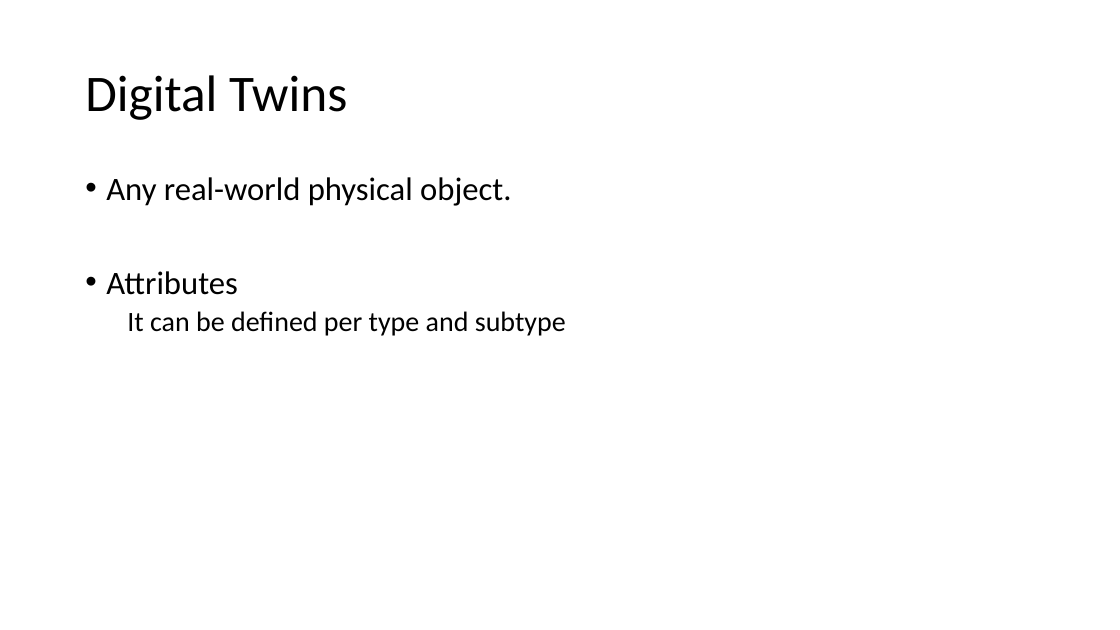
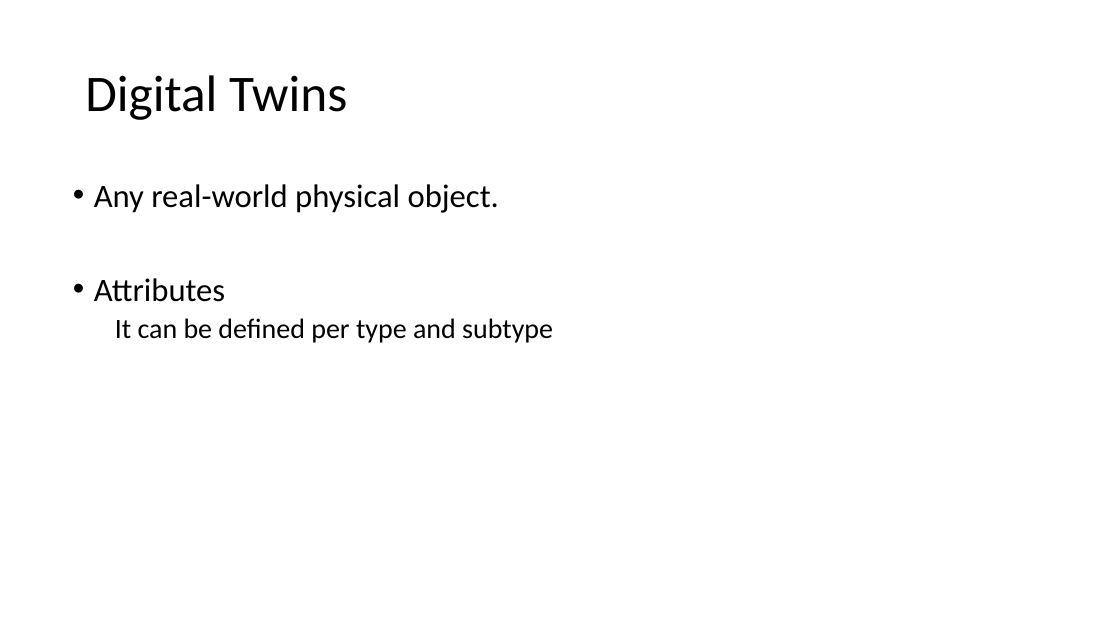
Before and after one commit to federatedplatforms/FEDeRATED-Semantic-Model, a slide deck: slide 5 of Presentation/Logistic_KnowledgeGraph.pptx (slide 8 before the commit). Drawn at 1120x630 pixels with LibreOffice and Linux fonts; fonts in the diff are those of the drawing. Boxes give left, top, right and bottom in pixels: in the first picture for what was removed or moved away, otherwise in the second. Text is boxed around its words. In the diff, an @@ line names an element or a change of style, - is before the commit and + after.

```diff
--- a/Presentation/Logistic_KnowledgeGraph.pptx
+++ b/Presentation/Logistic_KnowledgeGraph.pptx
@@ text "Any real-world physical object.": place and size @@
-text "Any real-world physical object." at <box>106,177,566,336</box>
+text "Any real-world physical object." at <box>94,184,553,343</box>
```
Also in this commit, not shown: 9 other slides changed, 9 slides added, 4 slides removed.
